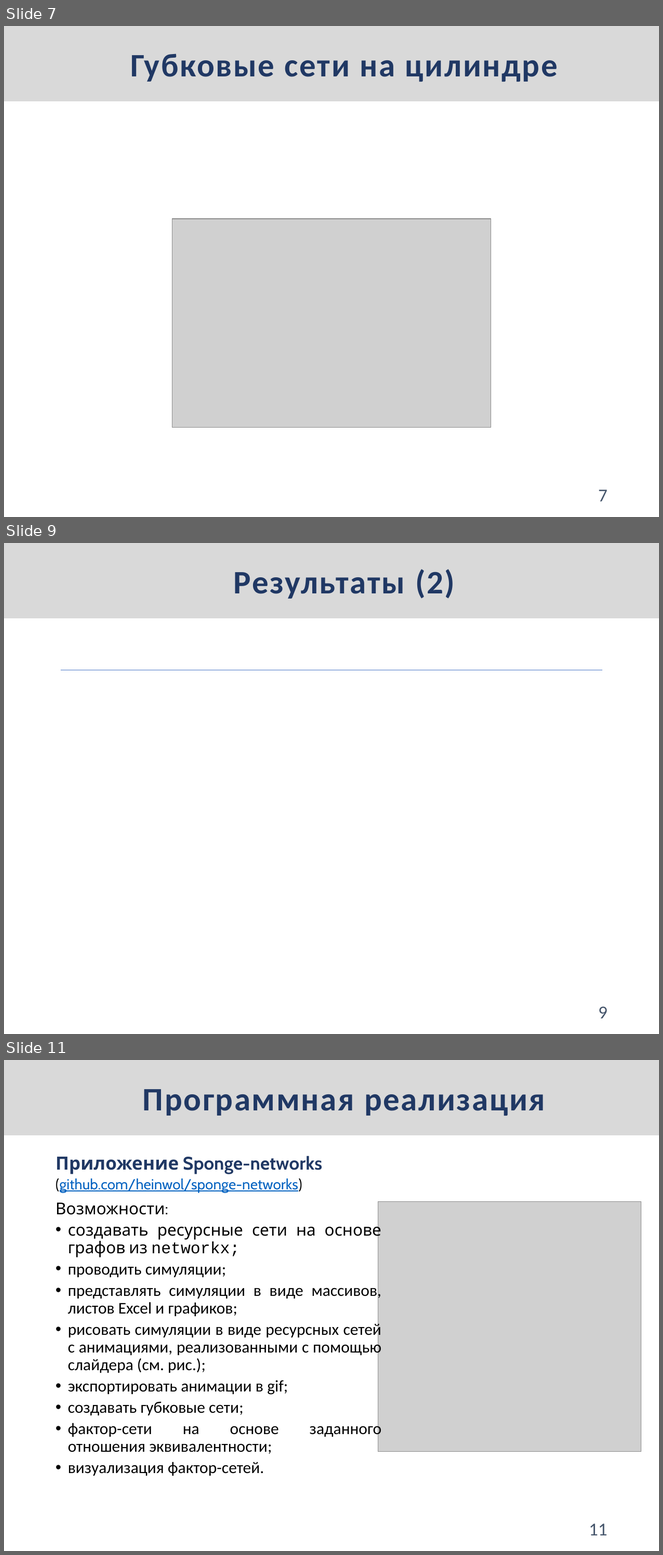
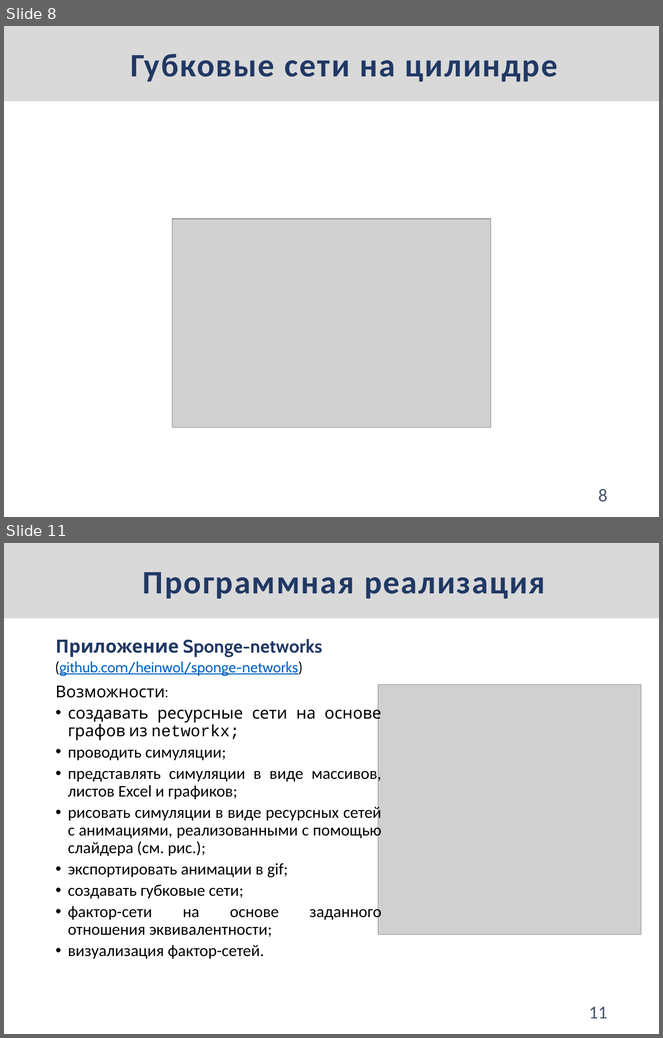
Before and after one commit to heinwol/master-thesis, a slide deck: presentation/Корешков НИР.pptx. Shown one above the other, each under a label of ours: slides 7, 9 and 11 before the commit, slides 8 and 11 after it; the slides between them are not shown. The pictures are 663x1555 and 663x1038 pixels, drawn with LibreOffice and Linux fonts; fonts in the diff are those of the drawing; grey boxes stand for pictures. Boxes give left, top, right and bottom in pixels: in the first picture for what was removed or moved away, otherwise in the second. Text is boxed around its words. In the diff, an @@ line names an element or a change of style, - is before the commit and + after.

```diff
--- a/presentation/Корешков НИР.pptx
+++ b/presentation/Корешков НИР.pptx
@@ slide 9 removed at (4,543,659,1034), background #FFFFFF @@
@@ rectangle removed at (4,543,659,618) @@
-Результаты (2)
@@ line removed from (61, 670) to (602, 670) @@
@@ page number removed at (598,1007,608,1019) @@
-9
@@ what was slide 7 is now slide 8 @@
@@ page number at (598,489,608,502): text changed @@
-7
+8
```
Also in this commit, not shown: 3 slides changed, 6 slides added, 1 other slide removed, 1 other file.
